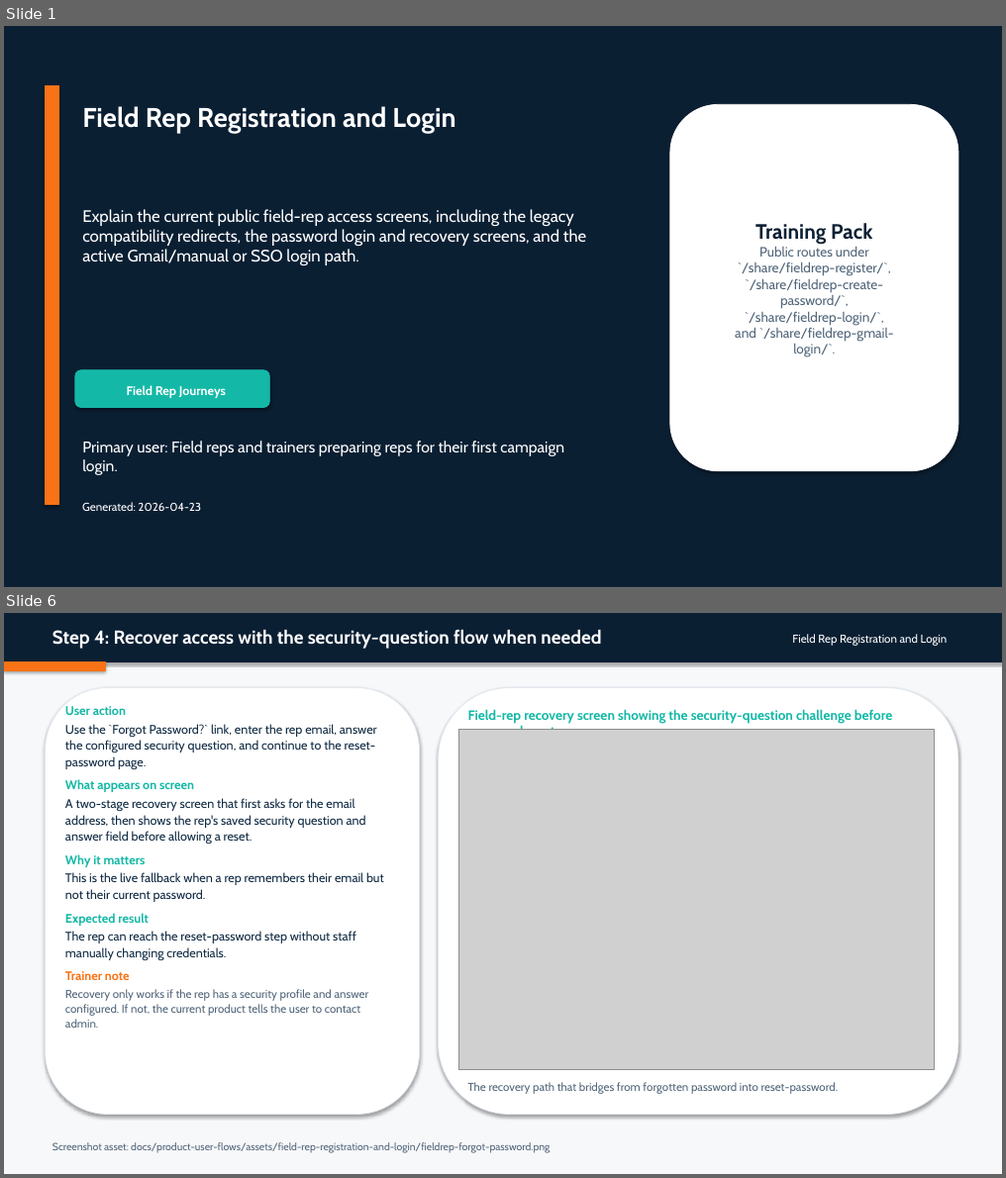
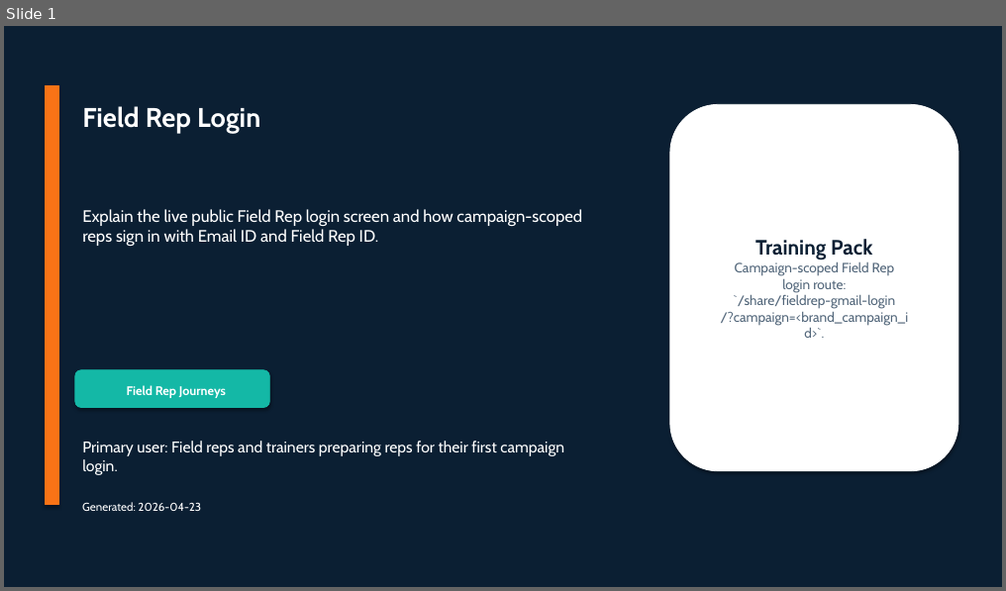
Before and after one commit to admin-masters/inclinic-education-system, a slide deck: output/doc/user-flow-decks/06-field-rep-registration-and-login.pptx. Shown one above the other, each under a label of ours: slides 1 and 6 before the commit, slide 1 after it; the slides between them are not shown. The pictures are 1006x1178 and 1006x591 pixels, drawn with LibreOffice and Linux fonts; fonts in the diff are those of the drawing; grey boxes stand for pictures. Boxes give left, top, right and bottom in pixels: in the first picture for what was removed or moved away, otherwise in the second. Text is boxed around its words. In the diff, an @@ line names an element or a change of style, - is before the commit and + after.

Commit message:
simplify field rep login and doctor addition docs

```diff
--- a/output/doc/user-flow-decks/06-field-rep-registration-and-login.pptx
+++ b/output/doc/user-flow-decks/06-field-rep-registration-and-login.pptx
@@ slide 6 removed at [4, 613, 1002, 1174], background #F7F8FA @@
@@ rectangle removed at [4, 613, 1002, 662] @@
@@ text removed at [53, 629, 601, 649] @@
-Step 4: Recover access with the security-question flow when needed
@@ text removed at [792, 634, 947, 646] @@
-Field Rep Registration and Login
@@ rectangle removed at [4, 662, 105, 670] @@
@@ rounded rectangle removed at [46, 688, 420, 1115] @@
@@ rounded rectangle removed at [439, 688, 958, 1115] @@
@@ text removed at [65, 706, 384, 1028] @@
-User action
-Use the `Forgot Password?` link, enter the rep email, answer the configured security question, and continue to the reset-password page.
-What appears on screen
-A two-stage recovery screen that first asks for the email address, then shows the rep's saved security question and answer field before allowing a reset.
-Why it matters
-This is the live fallback when a rep remembers their email but not their current password.
-Expected result
-The rep can reach the reset-password step without staff manually changing credentials.
-Trainer note
-Recovery only works if the rep has a security profile and answer configured. If not, the current product tells the user to contact admin.
@@ picture removed at [459, 729, 935, 1069] @@
@@ text removed at [468, 709, 893, 730] @@
-Field-rep recovery screen showing the security-question challenge before password reset.
@@ text removed at [468, 1082, 839, 1094] @@
-The recovery path that bridges from forgotten password into reset-password.
@@ text removed at [53, 1143, 549, 1154] @@
-Screenshot asset: docs/product-user-flows/assets/field-rep-registration-and-login/fieldrep-forgot-password.png
@@ slide 1 changed as well @@
@@ text at [82, 106, 260, 133]: text changed @@
-Field Rep Registration and Login
+Field Rep Login
@@ text at [82, 209, 582, 246]: text changed @@
-Explain the current public field-rep access screens, including the legacy compatibility redirects, the password login and recovery screens, and the active Gmail/manual or SSO login path.
+Explain the live public Field Rep login screen and how campaign-scoped reps sign in with Email ID and Field Rep ID.
@@ text in rounded rectangle at [721, 262, 909, 338]: text changed @@
-Public routes under
-`/share/fieldrep-register/`,
-`/share/fieldrep-create-
-password/`,
-`/share/fieldrep-login/`,
-and `/share/fieldrep-gmail-
-login/`.
+Campaign-scoped Field Rep
+login route:
+`/share/fieldrep-gmail-login
+/?campaign=<brand_campaign_i
+d>`.
```
Also in this commit, not shown: 5 other slides changed, 2 other slides removed, 23 other files.
